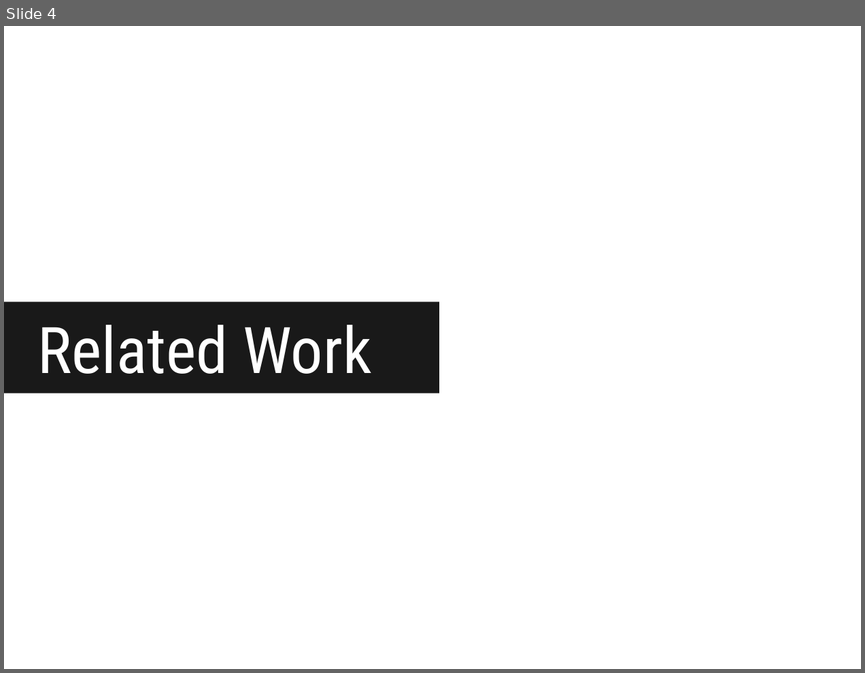
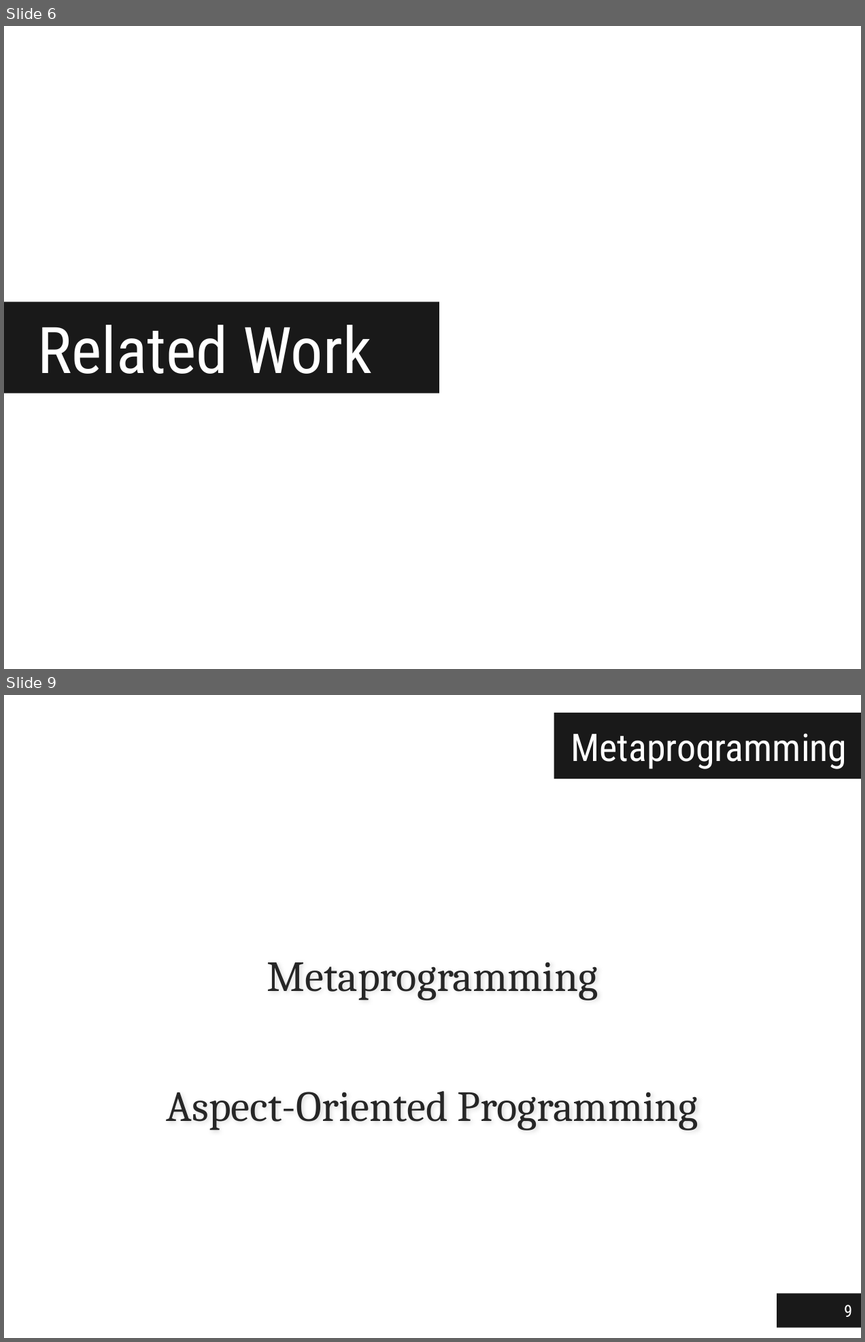
Before and after one commit to jgradim/thesis, a slide deck: presentations/thesis.pptx. Shown one above the other, each under a label of ours: slide 4 before the commit, slides 6 and 9 after it; the slides between them are not shown. The pictures are 865x673 and 865x1342 pixels, drawn with LibreOffice and Linux fonts; fonts in the diff are those of the drawing; background and template pictures are left out. Boxes give left, top, right and bottom in pixels: in the first picture for what was removed or moved away, otherwise in the second. Text is boxed around its words. In the diff, an @@ line names an element or a change of style, - is before the commit and + after.

```diff
--- a/presentations/thesis.pptx
+++ b/presentations/thesis.pptx
@@ slide 9 added at [4,695,861,1338], background #FFFFFF @@
@@ title added at [554,713,861,779], fill #000000 at 90% opacity, 32 pt, text #FFFFFF @@
+Metaprogramming
@@ text added at [167,962,698,1130], 36 pt, text #262626 @@
+Metaprogramming
+Aspect-Oriented Programming
@@ page number added at [777,1293,861,1327], fill #000000 at 90% opacity, 14 pt, text #FFFFFF @@
+9
@@ what was slide 4 is now slide 6 @@
```
Also in this commit, not shown: 1 slide changed, 5 other slides added.
